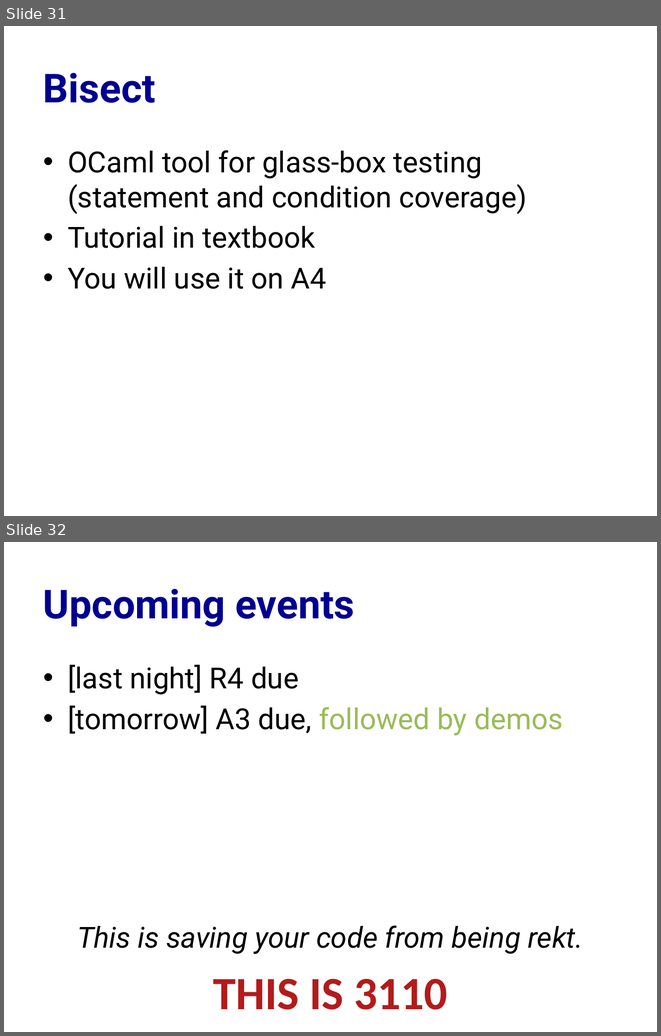
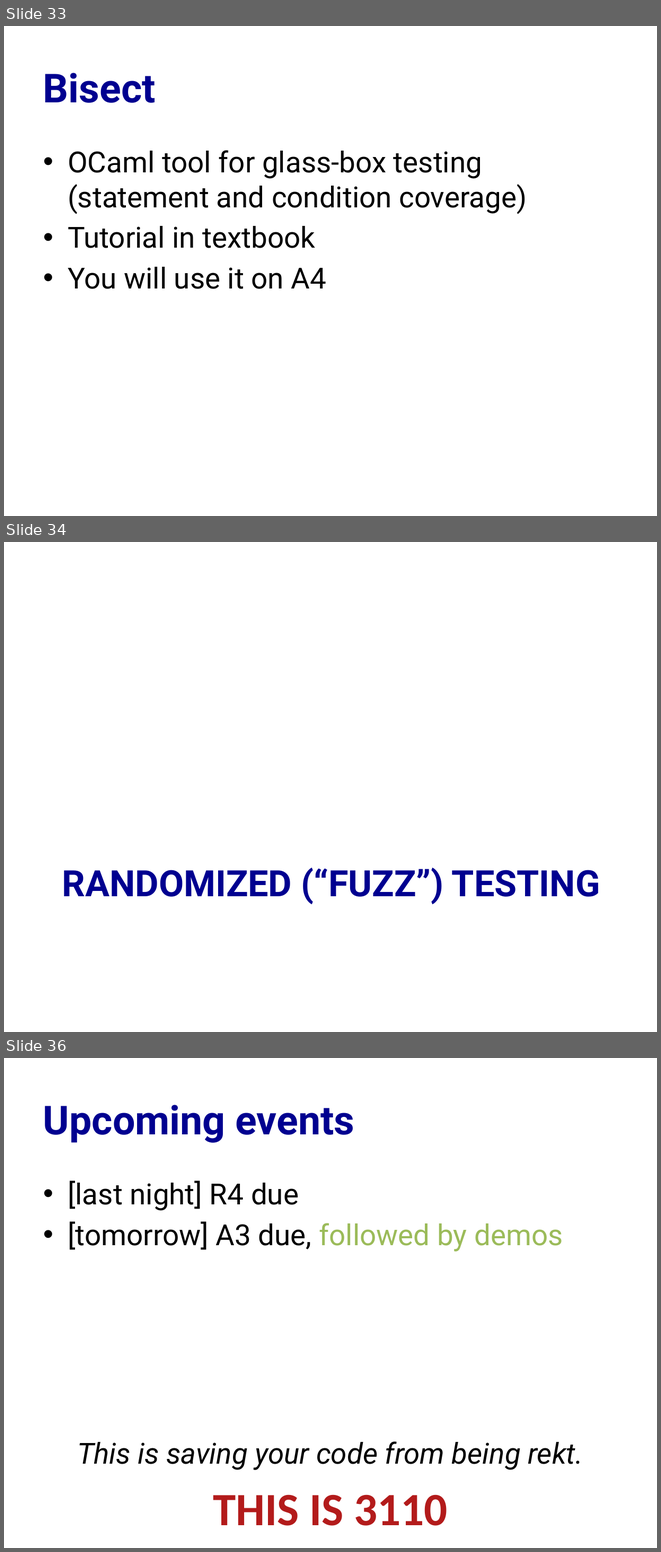
Before and after one commit to cs3110/materials-2019fa, a slide deck: 10-test/lec.pptx. Shown one above the other, each under a label of ours: slides 31 and 32 before the commit, slides 33, 34 and 36 after it; the slides between them are not shown. The pictures are 661x1036 and 661x1552 pixels, drawn with LibreOffice and Linux fonts; fonts in the diff are those of the drawing. Boxes give left, top, right and bottom in pixels: in the first picture for what was removed or moved away, otherwise in the second. Text is boxed around its words. In the diff, an @@ line names an element or a change of style, - is before the commit and + after.

Commit message:
Add slide on fuzz testing

```diff
--- a/10-test/lec.pptx
+++ b/10-test/lec.pptx
@@ slide 34 added at bbox=[4, 542, 657, 1032], background #FFFFFF @@
@@ title added at bbox=[62, 867, 600, 904], 40 pt, text #000090, bold @@
+RANDOMIZED (“FUZZ”) TESTING
@@ what was slide 31 is now slide 33 @@
@@ what was slide 32 is now slide 36 @@
```
Also in this commit, not shown: 3 other slides added, 1 other file.
